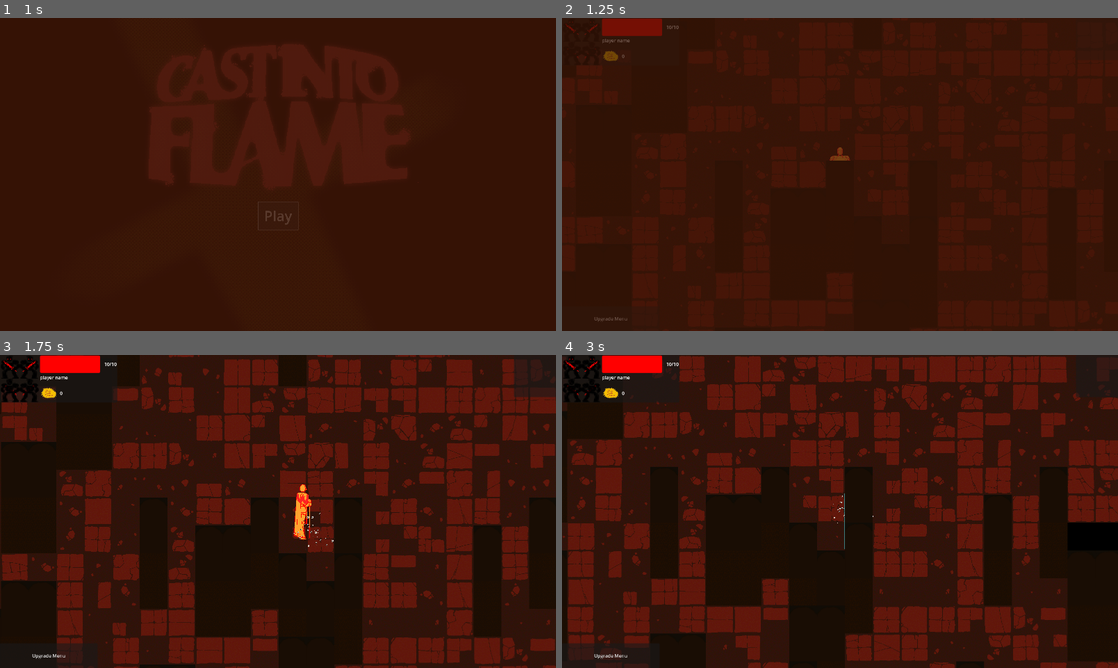
Above: before the commit, frames 1-4 (two rows, left to right).
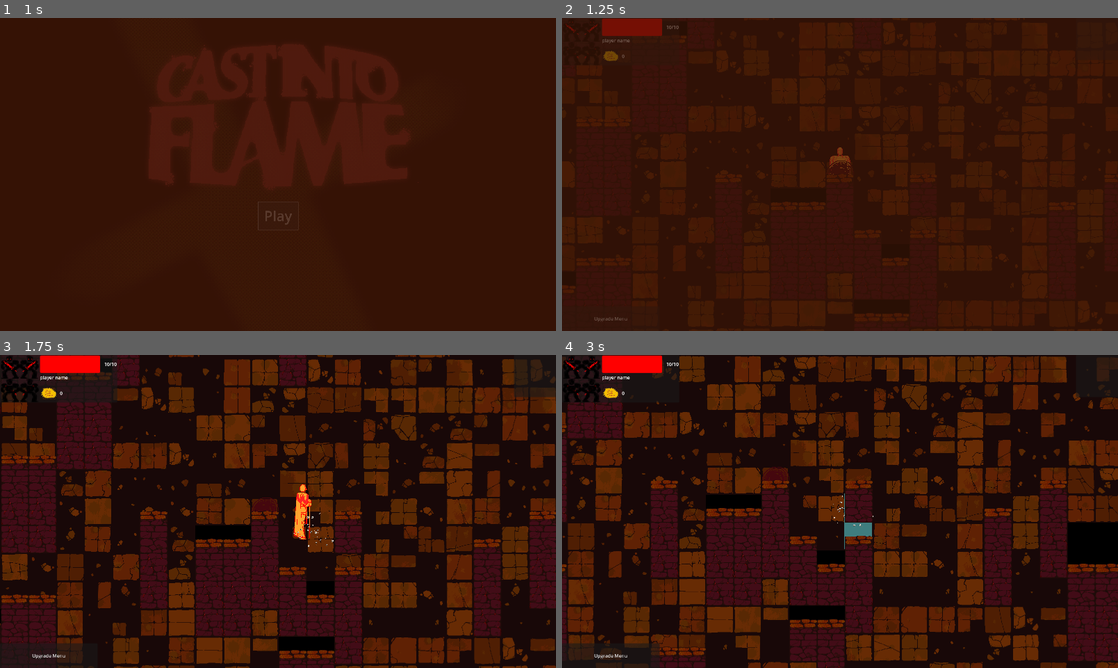
Above: after the commit, the same moments.

Repository: jible/capstone
Game: Godot game, scene res://scenes/testScenes/main_menu.tscn
The game is run twice, just before and just after one commit, with the same random seed, the same clock (stepped at 60 frames per second) and the same inputs. The engine's default icon, where the game draws it, is replaced by a stand-in: a white triangle on a blue panel in a dark square.
Inputs (mouse positions are in pixels of both pictures, inside the frame that each line leads up to):
- Up to frame 1 (1 s): click "Play" at 0.5 s
- Up to frame 2 (1.25 s): no input
- Up to frame 3 (1.75 s): move the mouse to (400, 495) at 1.27 s; hold Right (right) from 1.28 s (still down); hold Space (attack) from 1.28 s (still down)
- Up to frame 4 (3 s): move the mouse to (728, 527) at 2.02 s; release Right (right) at 2.03 s; release Space (attack) at 2.03 s; hold Down (down) 2.03-2.78 s; tap Space (attack) at 2.1 s; move the mouse to (895, 442) at 2.77 s; hold Right (right) from 2.78 s (still down); hold Space (attack) from 2.78 s (still down)

Frame 1 is identical in both runs. In frame 2, 1.3% of the frame differs, in the area x 0-100%, y 1-100%; in frame 3, 28%, in the area x 0-100%, y 0-100%; in frame 4, 28%.

Commit message:
wall collision editing

Diff:
--- a/scenes/level_generator.tscn
+++ b/scenes/level_generator.tscn
@@ -17,6 +17,10 @@
 1:0/0/z_index = 1
 2:0/0 = 0
 2:0/0/z_index = 1
+1:1/0 = 0
+0:1/0 = 0
+2:1/0 = 0
+2:1/0/physics_layer_0/polygon_0/points = PackedVector2Array(-60, 60, -60, -60, 60, -60, 60, 60)
 
 [sub_resource type="TileSet" id="TileSet_0kjvg"]
 tile_size = Vector2i(120, 120)
--- a/scenes/limbo.tscn
+++ b/scenes/limbo.tscn
@@ -16,3 +16,9 @@
 
 [editable path="Scene Config Package"]
 [editable path="Scene Config Package/Level Generator"]
+[editable path="Scene Config Package/Player"]
+[editable path="Scene Config Package/Player/State Machine"]
+[editable path="Scene Config Package/Player/Hitbox"]
+[editable path="Scene Config Package/Player/Hurtbox"]
+[editable path="Scene Config Package/Player/Direction Manager"]
+[editable path="Scene Config Package/Player/Pick Up"]
--- a/scenes/prefabs/scene_config_package.tscn
+++ b/scenes/prefabs/scene_config_package.tscn
@@ -17,6 +17,8 @@
 world_seed = 2
 
 [node name="Player" parent="." instance=ExtResource("3_5fksv")]
+
+[node name="WallTransparencyCollision" type="CollisionShape2D" parent="Player"]
 
 [node name="Custom Camera" parent="." node_paths=PackedStringArray("target") instance=ExtResource("4_t24gl")]
 zoom = Vector2(0.8, 0.8)
--- a/scenes/testScenes/test_level.tscn
+++ b/scenes/testScenes/test_level.tscn
@@ -17,7 +17,7 @@
 [node name="Player" parent="." instance=ExtResource("2_8l773")]
 position = Vector2(1602, 981)
 
-[node name="Direction Manager" parent="Player" index="6"]
+[node name="Direction Manager" parent="Player" index="5"]
 position = Vector2(-315, -121)
 
 [node name="CanvasLayer" type="CanvasLayer" parent="."]
Binary file changed: assets/tilesets/ground_tileset.png
Binary file added: assets/tilesets/ground_tileset_gluttony.png
Not shown, added: assets/tilesets/ground_tileset_gluttony.png.import
Binary file changed: assets/tilesets/wall_tileset.png
